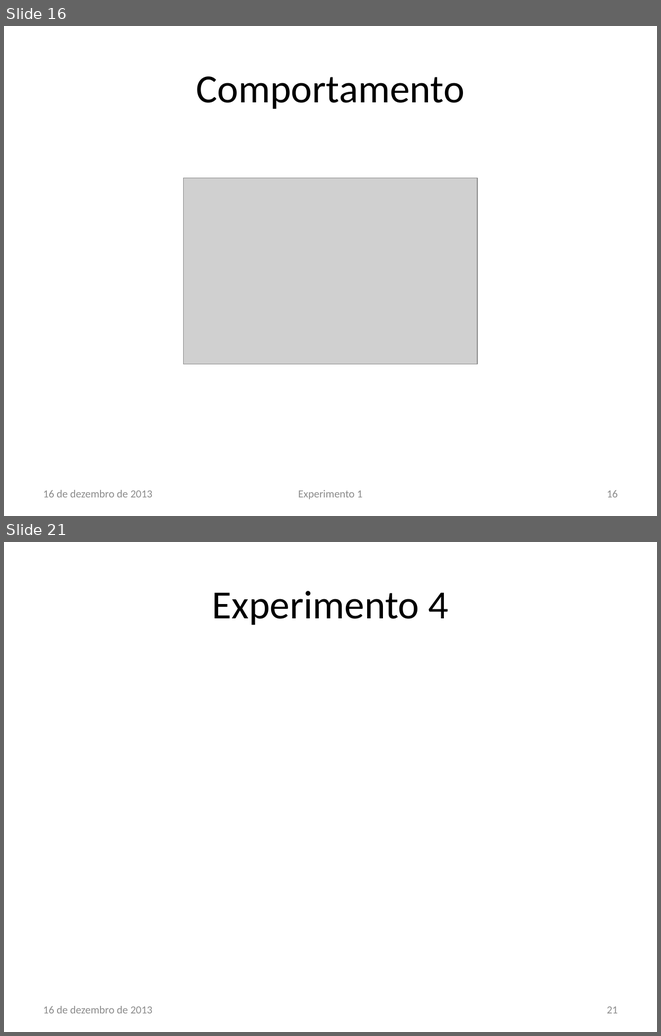
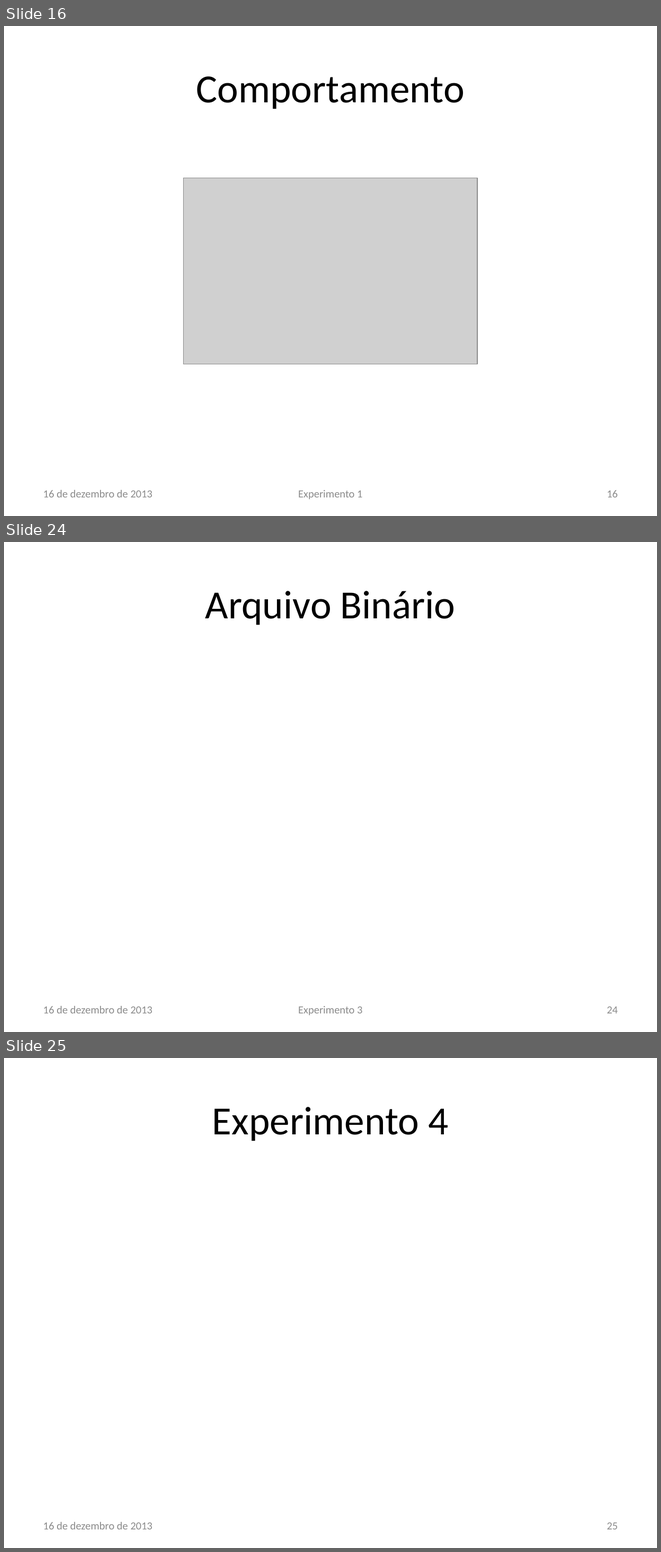
Before and after one commit to lsoliveira459/tg2, a slide deck: Apresentação/Estudo e Implementação de Reconfiguração Dinâmica.pptx. Shown one above the other, each under a label of ours: slides 16 and 21 before the commit, slides 16, 24 and 25 after it; the slides between them are not shown. The pictures are 661x1036 and 661x1552 pixels, drawn with LibreOffice and Linux fonts; fonts in the diff are those of the drawing; grey boxes stand for pictures; background and template pictures are left out. Boxes give left, top, right and bottom in pixels: in the first picture for what was removed or moved away, otherwise in the second. Text is boxed around its words. In the diff, an @@ line names an element or a change of style, - is before the commit and + after.

```diff
--- a/Apresentação/Estudo e Implementação de Reconfiguração Dinâmica.pptx
+++ b/Apresentação/Estudo e Implementação de Reconfiguração Dinâmica.pptx
@@ slide 24 added at [4, 542, 657, 1032], background #FFFFFF @@
@@ title added at [205, 591, 456, 625], 44 pt, text #000000 @@
+Arquivo Binário
@@ text added at [43, 1006, 153, 1013], 12 pt, text #8C8C8C @@
+16 de dezembro de 2013
@@ text added at [298, 1006, 362, 1015], 12 pt, text #8C8C8C @@
+Experimento 3
@@ page number added at [607, 1006, 618, 1013], 12 pt, text #8C8C8C @@
+24
@@ what was slide 21 is now slide 25 @@
@@ page number at [607, 1522, 618, 1529]: text changed @@
-21
+25
```
Also in this commit, not shown: 4 slides changed, 3 other slides added, 5 other files.
